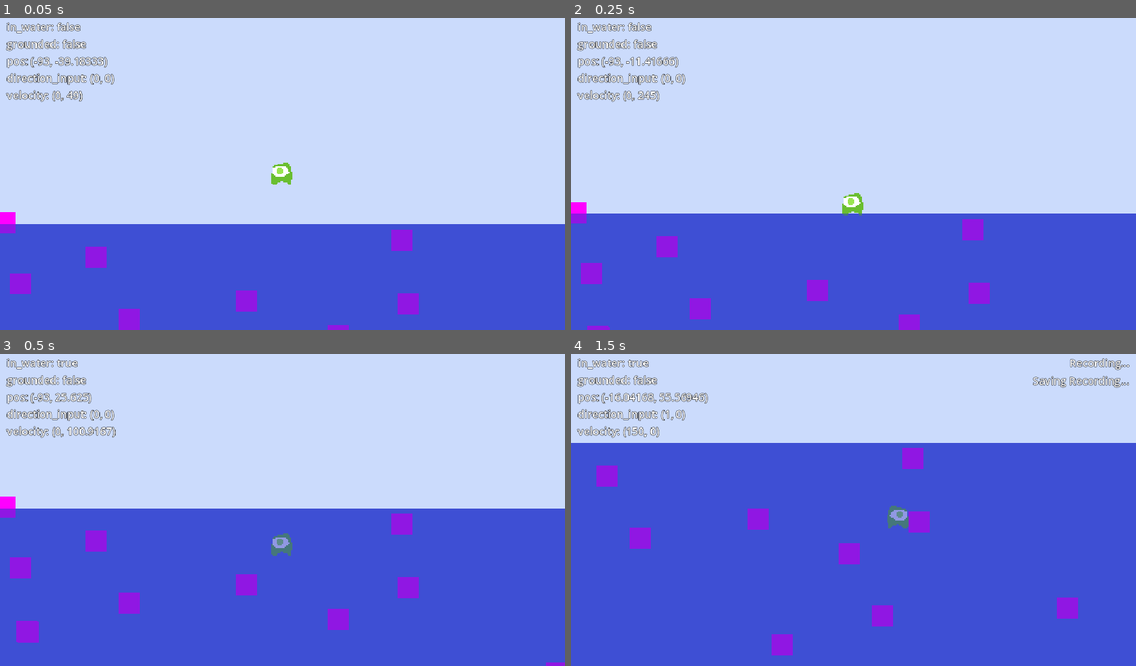
Above: before the commit, frames 1-4 (two rows, left to right).
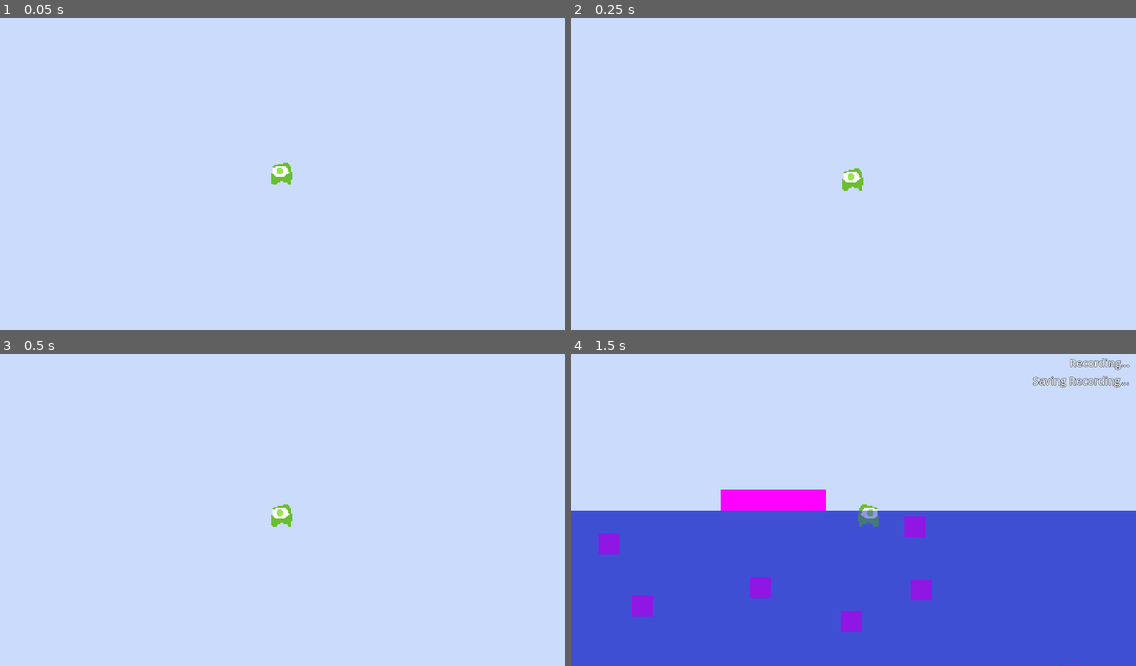
Above: after the commit, the same moments.

Repository: maggardJosh/ld55
Game: Godot game, scene res://main.tscn
Same seed, same stepped clock (60 frames per second), same inputs: the game is played once before the commit and once after it.
Inputs:
- Up to frame 1 (0.05 s): no input
- Up to frame 2 (0.25 s): no input
- Up to frame 3 (0.5 s): no input
- Up to frame 4 (1.5 s): hold D (move_right) from 0.53 s (still down); tap R (Record) at 0.6, 1.35 s; tap Space (jump) at 0.77 s

The runs differ from the first frame. In frame 1, 35% of the frame differs, in the area x 0-100%, y 1-100%; in frame 2, 39%; in frame 3, 52%; in frame 4, 27%.

Commit message:
Improve debug stuff, and player swimming movement

Diff:
--- a/DebugLabel.gd
+++ b/DebugLabel.gd
@@ -3,7 +3,12 @@
 var values = {}
 
 func _ready() -> void:
+	visible = false
 	GameEvents.add_debug_obj.connect(add_debug_obj)
+
+func _unhandled_input(event: InputEvent) -> void:
+	if event.is_action_pressed("show_debug"):
+		visible = !visible
 
 func add_debug_obj(key: String, value):
 	values[key] = value
--- a/main.tscn
+++ b/main.tscn
@@ -11,6 +11,12 @@
 
 [sub_resource type="PlaceholderTexture2D" id="PlaceholderTexture2D_t5me4"]
 size = Vector2(16, 16)
+
+[sub_resource type="PlaceholderTexture2D" id="PlaceholderTexture2D_mk1d2"]
+size = Vector2(80, 16)
+
+[sub_resource type="RectangleShape2D" id="RectangleShape2D_ry4nv"]
+size = Vector2(80, 16)
 
 [node name="Main" type="Node2D"]
 
@@ -28,7 +34,7 @@
 polygon = PackedVector2Array(4050, 0, -2686, 0, -3110, 3000, 4967, 3000)
 
 [node name="Player" parent="." instance=ExtResource("1_rotku")]
-position = Vector2(-93, -40)
+position = Vector2(-95, -241)
 
 [node name="WaterArea" type="Area2D" parent="."]
 gravity_space_override = 2
@@ -44,127 +50,136 @@
 
 [node name="UI" parent="." instance=ExtResource("3_0cdyn")]
 
-[node name="Placeholder stuff" type="Node2D" parent="."]
+[node name="Placeholder Sprites" type="Node2D" parent="."]
 
-[node name="Sprite2D" type="Sprite2D" parent="Placeholder stuff"]
+[node name="Sprite2D" type="Sprite2D" parent="Placeholder Sprites"]
 position = Vector2(-234, 25)
 texture = SubResource("PlaceholderTexture2D_t5me4")
 
-[node name="Sprite2D2" type="Sprite2D" parent="Placeholder stuff"]
+[node name="Sprite2D2" type="Sprite2D" parent="Placeholder Sprites"]
 position = Vector2(-209, 72)
 texture = SubResource("PlaceholderTexture2D_t5me4")
 
-[node name="Sprite2D3" type="Sprite2D" parent="Placeholder stuff"]
+[node name="Sprite2D3" type="Sprite2D" parent="Placeholder Sprites"]
 position = Vector2(2, 60)
 texture = SubResource("PlaceholderTexture2D_t5me4")
 
-[node name="Sprite2D4" type="Sprite2D" parent="Placeholder stuff"]
+[node name="Sprite2D4" type="Sprite2D" parent="Placeholder Sprites"]
 position = Vector2(-3, 12)
 texture = SubResource("PlaceholderTexture2D_t5me4")
 
-[node name="Sprite2D5" type="Sprite2D" parent="Placeholder stuff"]
+[node name="Sprite2D5" type="Sprite2D" parent="Placeholder Sprites"]
 position = Vector2(-285, 94)
 texture = SubResource("PlaceholderTexture2D_t5me4")
 
-[node name="Sprite2D6" type="Sprite2D" parent="Placeholder stuff"]
+[node name="Sprite2D6" type="Sprite2D" parent="Placeholder Sprites"]
 position = Vector2(-303, -1)
 texture = SubResource("PlaceholderTexture2D_t5me4")
 
-[node name="Sprite2D7" type="Sprite2D" parent="Placeholder stuff"]
+[node name="Sprite2D7" type="Sprite2D" parent="Placeholder Sprites"]
 position = Vector2(183, 151)
 texture = SubResource("PlaceholderTexture2D_t5me4")
 
-[node name="Sprite2D8" type="Sprite2D" parent="Placeholder stuff"]
+[node name="Sprite2D8" type="Sprite2D" parent="Placeholder Sprites"]
 position = Vector2(208, 198)
 texture = SubResource("PlaceholderTexture2D_t5me4")
 
-[node name="Sprite2D9" type="Sprite2D" parent="Placeholder stuff"]
+[node name="Sprite2D9" type="Sprite2D" parent="Placeholder Sprites"]
 position = Vector2(419, 186)
 texture = SubResource("PlaceholderTexture2D_t5me4")
 
-[node name="Sprite2D10" type="Sprite2D" parent="Placeholder stuff"]
+[node name="Sprite2D10" type="Sprite2D" parent="Placeholder Sprites"]
 position = Vector2(414, 138)
 texture = SubResource("PlaceholderTexture2D_t5me4")
 
-[node name="Sprite2D11" type="Sprite2D" parent="Placeholder stuff"]
+[node name="Sprite2D11" type="Sprite2D" parent="Placeholder Sprites"]
 position = Vector2(132, 220)
 texture = SubResource("PlaceholderTexture2D_t5me4")
 
-[node name="Sprite2D12" type="Sprite2D" parent="Placeholder stuff"]
+[node name="Sprite2D12" type="Sprite2D" parent="Placeholder Sprites"]
 position = Vector2(114, 125)
 texture = SubResource("PlaceholderTexture2D_t5me4")
 
-[node name="Sprite2D13" type="Sprite2D" parent="Placeholder stuff"]
+[node name="Sprite2D13" type="Sprite2D" parent="Placeholder Sprites"]
 position = Vector2(-51, 84)
 texture = SubResource("PlaceholderTexture2D_t5me4")
 
-[node name="Sprite2D14" type="Sprite2D" parent="Placeholder stuff"]
+[node name="Sprite2D14" type="Sprite2D" parent="Placeholder Sprites"]
 position = Vector2(-26, 131)
 texture = SubResource("PlaceholderTexture2D_t5me4")
 
-[node name="Sprite2D15" type="Sprite2D" parent="Placeholder stuff"]
+[node name="Sprite2D15" type="Sprite2D" parent="Placeholder Sprites"]
 position = Vector2(185, 119)
 texture = SubResource("PlaceholderTexture2D_t5me4")
 
-[node name="Sprite2D16" type="Sprite2D" parent="Placeholder stuff"]
+[node name="Sprite2D16" type="Sprite2D" parent="Placeholder Sprites"]
 position = Vector2(180, 71)
 texture = SubResource("PlaceholderTexture2D_t5me4")
 
-[node name="Sprite2D17" type="Sprite2D" parent="Placeholder stuff"]
+[node name="Sprite2D17" type="Sprite2D" parent="Placeholder Sprites"]
 position = Vector2(-102, 153)
 texture = SubResource("PlaceholderTexture2D_t5me4")
 
-[node name="Sprite2D18" type="Sprite2D" parent="Placeholder stuff"]
+[node name="Sprite2D18" type="Sprite2D" parent="Placeholder Sprites"]
 position = Vector2(-120, 58)
 texture = SubResource("PlaceholderTexture2D_t5me4")
 
-[node name="Sprite2D19" type="Sprite2D" parent="Placeholder stuff"]
+[node name="Sprite2D19" type="Sprite2D" parent="Placeholder Sprites"]
 position = Vector2(-522, 58)
 texture = SubResource("PlaceholderTexture2D_t5me4")
 
-[node name="Sprite2D20" type="Sprite2D" parent="Placeholder stuff"]
+[node name="Sprite2D20" type="Sprite2D" parent="Placeholder Sprites"]
 position = Vector2(-497, 105)
 texture = SubResource("PlaceholderTexture2D_t5me4")
 
-[node name="Sprite2D21" type="Sprite2D" parent="Placeholder stuff"]
+[node name="Sprite2D21" type="Sprite2D" parent="Placeholder Sprites"]
 position = Vector2(-286, 93)
 texture = SubResource("PlaceholderTexture2D_t5me4")
 
-[node name="Sprite2D22" type="Sprite2D" parent="Placeholder stuff"]
+[node name="Sprite2D22" type="Sprite2D" parent="Placeholder Sprites"]
 position = Vector2(-291, 45)
 texture = SubResource("PlaceholderTexture2D_t5me4")
 
-[node name="Sprite2D23" type="Sprite2D" parent="Placeholder stuff"]
+[node name="Sprite2D23" type="Sprite2D" parent="Placeholder Sprites"]
 position = Vector2(-573, 127)
 texture = SubResource("PlaceholderTexture2D_t5me4")
 
-[node name="Sprite2D24" type="Sprite2D" parent="Placeholder stuff"]
+[node name="Sprite2D24" type="Sprite2D" parent="Placeholder Sprites"]
 position = Vector2(-591, 32)
 texture = SubResource("PlaceholderTexture2D_t5me4")
 
-[node name="Sprite2D25" type="Sprite2D" parent="Placeholder stuff"]
+[node name="Sprite2D25" type="Sprite2D" parent="Placeholder Sprites"]
 position = Vector2(-348, 277)
 texture = SubResource("PlaceholderTexture2D_t5me4")
 
-[node name="Sprite2D26" type="Sprite2D" parent="Placeholder stuff"]
+[node name="Sprite2D26" type="Sprite2D" parent="Placeholder Sprites"]
 position = Vector2(-323, 324)
 texture = SubResource("PlaceholderTexture2D_t5me4")
 
-[node name="Sprite2D27" type="Sprite2D" parent="Placeholder stuff"]
+[node name="Sprite2D27" type="Sprite2D" parent="Placeholder Sprites"]
 position = Vector2(-112, 312)
 texture = SubResource("PlaceholderTexture2D_t5me4")
 
-[node name="Sprite2D28" type="Sprite2D" parent="Placeholder stuff"]
+[node name="Sprite2D28" type="Sprite2D" parent="Placeholder Sprites"]
 position = Vector2(-117, 264)
 texture = SubResource("PlaceholderTexture2D_t5me4")
 
-[node name="Sprite2D29" type="Sprite2D" parent="Placeholder stuff"]
+[node name="Sprite2D29" type="Sprite2D" parent="Placeholder Sprites"]
 position = Vector2(-399, 346)
 texture = SubResource("PlaceholderTexture2D_t5me4")
 
-[node name="Sprite2D30" type="Sprite2D" parent="Placeholder stuff"]
+[node name="Sprite2D30" type="Sprite2D" parent="Placeholder Sprites"]
 position = Vector2(-417, 251)
 texture = SubResource("PlaceholderTexture2D_t5me4")
 
+[node name="StaticBody2D" type="StaticBody2D" parent="."]
+position = Vector2(-110, -8)
+
+[node name="Sprite2D" type="Sprite2D" parent="StaticBody2D"]
+texture = SubResource("PlaceholderTexture2D_mk1d2")
+
+[node name="CollisionShape2D" type="CollisionShape2D" parent="StaticBody2D"]
+shape = SubResource("RectangleShape2D_ry4nv")
+
 [connection signal="body_entered" from="WaterArea" to="WaterArea" method="_on_body_entered"]
 [connection signal="body_exited" from="WaterArea" to="WaterArea" method="_on_body_exited"]
--- a/player.gd
+++ b/player.gd
@@ -5,6 +5,7 @@
 @export var air_accel = 200.0
 @export var air_speed = 300.0
 @export var air_friction_speed = 20
+@export var max_fall_speed = 500.0
 
 @export_category("Ground")
 @export var ground_accel = 200.0
@@ -46,8 +47,11 @@
 	var direction_input = Input.get_vector("move_left", "move_right", "move_up", "move_down")
 	GameEvents.add_debug_obj.emit("direction_input", direction_input)
 	if not is_in_water:
+		sprite.position = Vector2.ZERO
 		if not is_on_floor():
 			velocity.y += gravity * delta
+			if velocity.y > max_fall_speed:
+				velocity.y = max_fall_speed
 
 		if Input.is_action_just_pressed("jump") and is_on_floor():
 			velocity.y = jump_vel
@@ -71,12 +75,18 @@
 
 		var x_input = direction_input.x
 		var y_input = direction_input.y
+		var accel_value = water_accel
 		if x_input:
-			velocity.x = move_toward(velocity.x, x_input * water_speed, water_accel * delta)
+			if sign(x_input) != sign(velocity.x):
+				accel_value *= 2
+			velocity.x = move_toward(velocity.x, x_input * water_speed, accel_value * delta)
 		else:
 			velocity.x = move_toward(velocity.x, 0, water_friction_speed * delta)
+		accel_value = water_accel
 		if y_input:
-			velocity.y = move_toward(velocity.y, y_input * water_speed, water_accel * delta)
+			if sign(y_input) != sign(velocity.y):
+				accel_value *= 2
+			velocity.y = move_toward(velocity.y, y_input * water_speed, accel_value * delta)
 		else:
 			velocity.y = move_toward(velocity.y, 0, water_friction_speed * delta)
 
--- a/player.tscn
+++ b/player.tscn
@@ -16,14 +16,17 @@
 
 [node name="Player" type="CharacterBody2D"]
 position = Vector2(-112, -37)
+safe_margin = 1.0
 script = ExtResource("1_b3cg5")
 air_accel = 20.0
 air_speed = 200.0
-ground_speed = 200.0
-ground_friction_speed = 200.0
-water_accel = 175.0
+max_fall_speed = 300.0
+ground_accel = 500.0
+ground_speed = 100.0
+ground_friction_speed = 500.0
+water_accel = 250.0
 water_speed = 150.0
-water_friction_speed = 175.0
+water_friction_speed = 150.0
 float_noise = SubResource("NoiseTexture2D_eelr5")
 float_effect_magnitude = 8.0
 
@@ -37,7 +40,6 @@
 [node name="Camera2D" type="Camera2D" parent="."]
 zoom = Vector2(2, 2)
 process_callback = 0
-position_smoothing_enabled = true
 drag_horizontal_enabled = true
 drag_vertical_enabled = true
 drag_left_margin = 0.05
--- a/project.godot
+++ b/project.godot
@@ -73,6 +73,11 @@
 "events": [Object(InputEventKey,"resource_local_to_scene":false,"resource_name":"","device":-1,"window_id":0,"alt_pressed":false,"shift_pressed":false,"ctrl_pressed":false,"meta_pressed":false,"pressed":false,"keycode":0,"physical_keycode":84,"key_label":0,"unicode":116,"echo":false,"script":null)
 ]
 }
+show_debug={
+"deadzone": 0.5,
+"events": [Object(InputEventKey,"resource_local_to_scene":false,"resource_name":"","device":-1,"window_id":0,"alt_pressed":false,"shift_pressed":false,"ctrl_pressed":false,"meta_pressed":false,"pressed":false,"keycode":0,"physical_keycode":96,"key_label":0,"unicode":96,"echo":false,"script":null)
+]
+}
 
 [rendering]
 
Not shown: 1 places in main.tscn that only renumber resources
